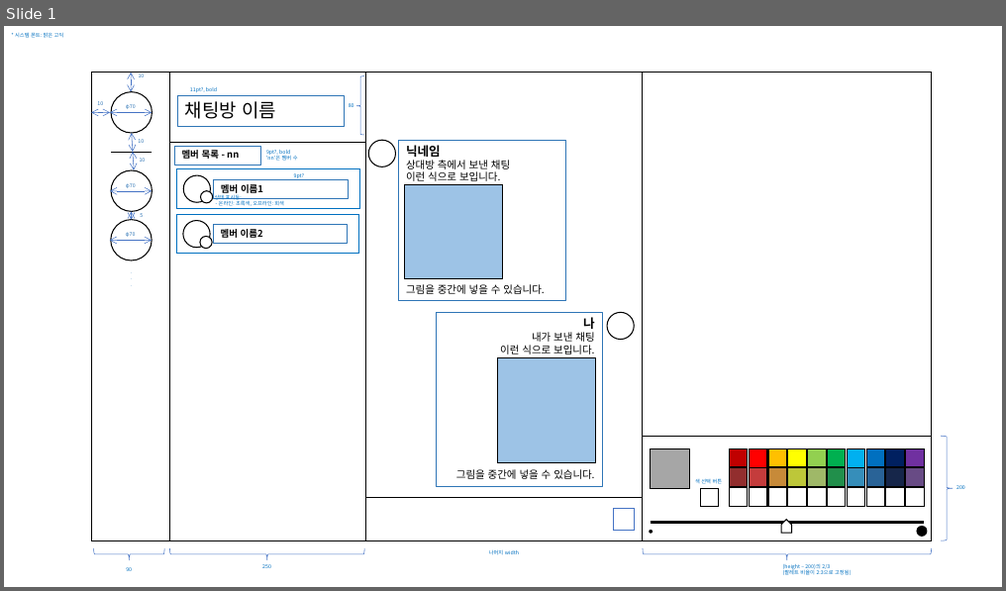
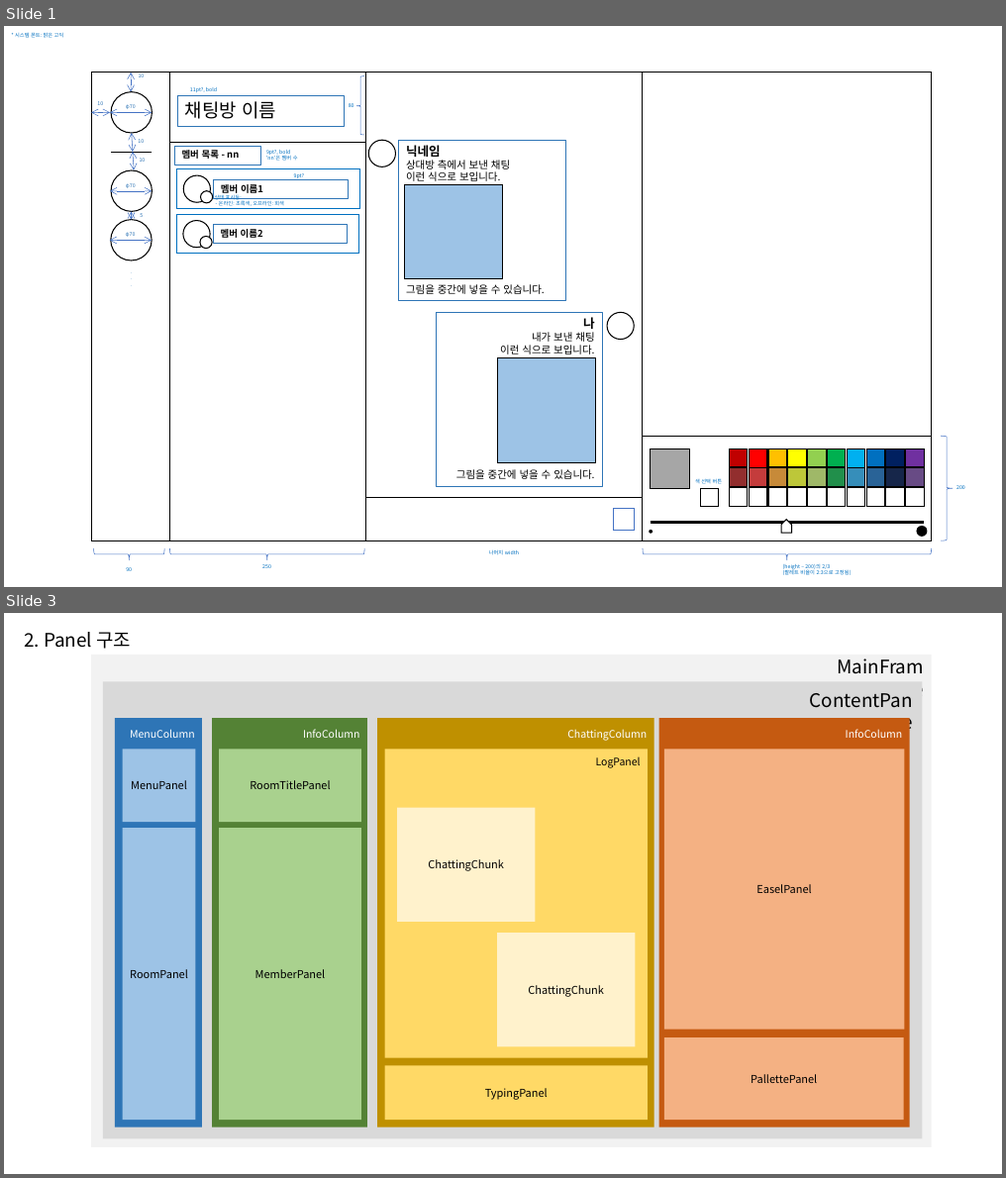
Before and after one commit to yunseunghyeok/PaintChatting, a slide deck: 문서/UI 디자인 명세.pptx. Shown one above the other, each under a label of ours: slide 1 before the commit, slides 1 and 3 after it; the slides between them are not shown. The pictures are 1006x591 and 1006x1178 pixels, drawn with LibreOffice and Linux fonts; fonts in the diff are those of the drawing. Boxes give left, top, right and bottom in pixels: in the first picture for what was removed or moved away, otherwise in the second. Text is boxed around its words. In the diff, an @@ line names an element or a change of style, - is before the commit and + after.

```diff
--- a/문서/UI 디자인 명세.pptx
+++ b/문서/UI 디자인 명세.pptx
@@ slide 3 added at (4,613,1002,1174), background #FFFFFF @@
@@ text added at (24,632,131,649), 18 pt, text #000000 @@
+2. Panel 구조
@@ rectangle added at (91,655,932,1149), fill #F2F2F2 @@
@@ text added at (821,652,932,682), 18 pt, text #000000 @@
+MainFrame
@@ rectangle added at (103,682,923,1140), fill #D9D9D9 @@
@@ text added at (796,685,921,715), 18 pt, text #000000 @@
+ContentPane
@@ group added at (377,718,654,1128): 5 rectangles, 2 texts @@
+ChattingColumn
+TypingPanel
+LogPanel
+ChattingChunk
+ChattingChunk
@@ group added at (115,718,202,1128): 3 rectangles, 1 text @@
+MenuColumn
+MenuPanel
+RoomPanel
@@ group added at (212,718,367,1128): 3 rectangles, 1 text @@
+InfoColumn
+RoomTitlePanel
+MemberPanel
@@ group added at (659,718,910,1128): 3 rectangles, 1 text @@
+InfoColumn
+EaselPanel
+PallettePanel
```
Also in this commit, not shown: 2 other slides added, 1 slide removed.
